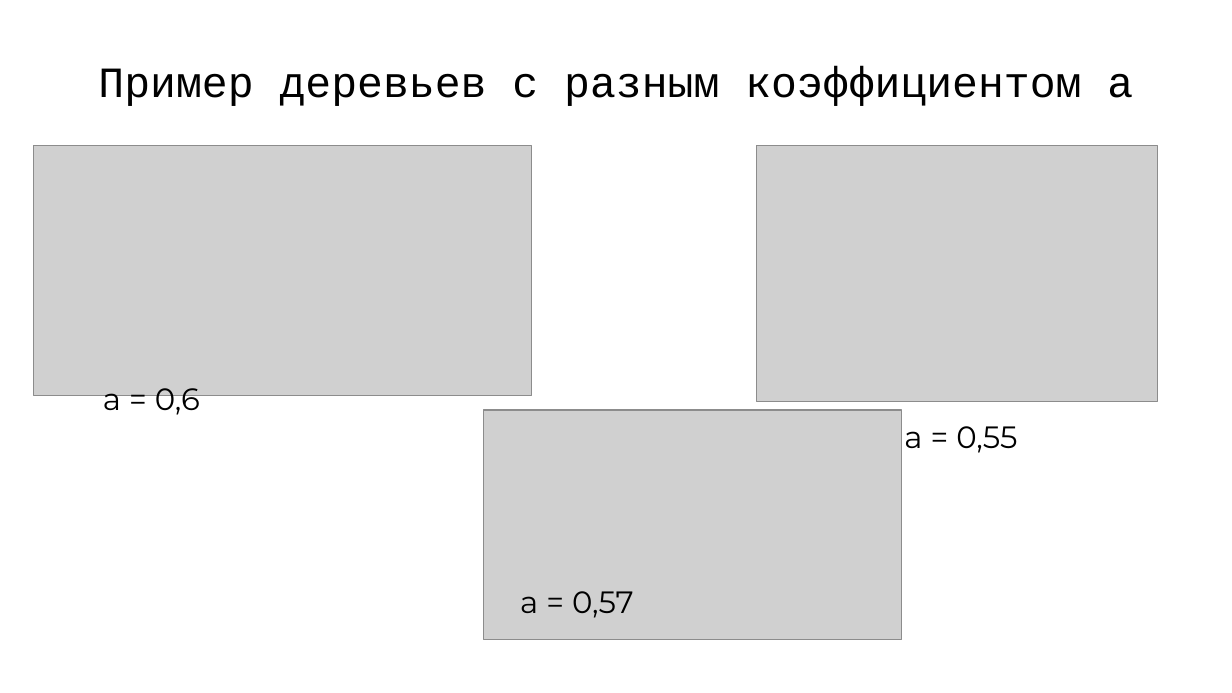
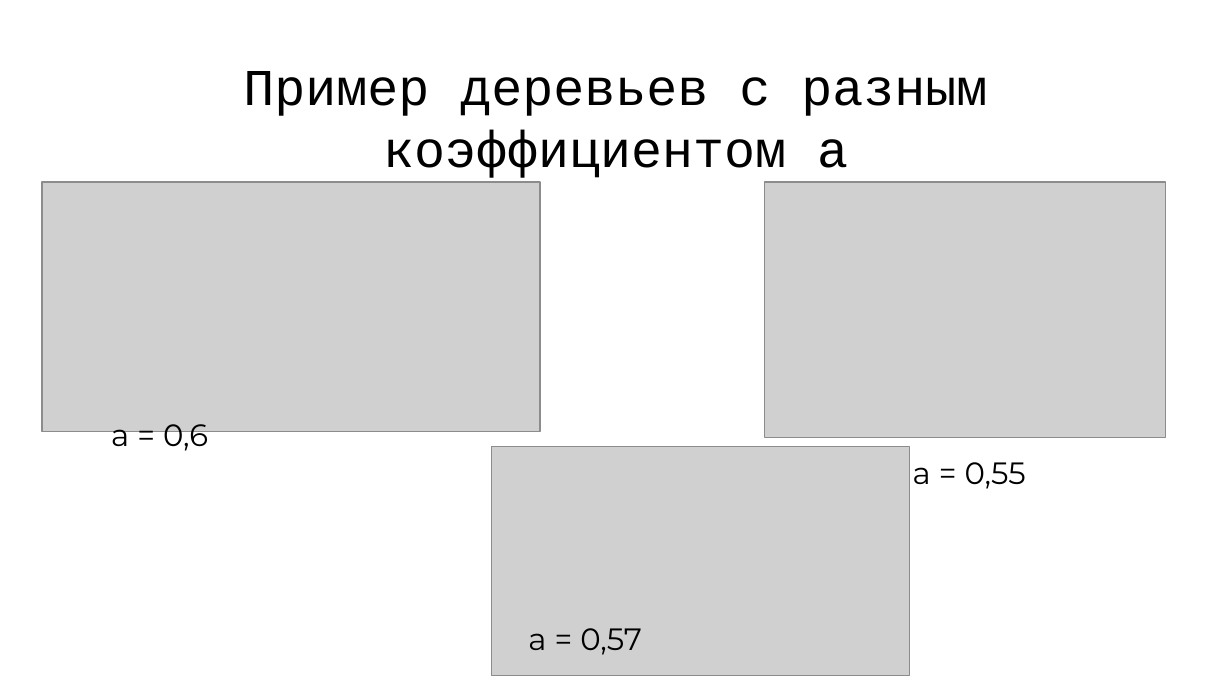
Before and after one commit to Flnchkv/ScapeGoat_Three, a slide deck: slide 10 of ScapeGoat Three.pptx (slide 9 before the commit). Drawn at 1232x693 pixels with LibreOffice and Linux fonts; fonts in the diff are those of the drawing; grey boxes stand for pictures. Boxes give left, top, right and bottom in pixels: in the first picture for what was removed or moved away, otherwise in the second. Text is boxed around its words. In the diff, an @@ line names an element or a change of style, - is before the commit and + after.

```diff
--- a/ScapeGoat Three.pptx
+++ b/ScapeGoat Three.pptx
@@ title "Пример деревьев с разным коэффициентом ..." at (243,71,987,182): size 25.2 to 30.2 pt @@
@@ 3 pictures, 3 texts: place and size @@
-3 pictures, 3 texts at (33,145,1157,639)
+3 pictures, 3 texts at (42,182,1165,675)
```
Also in this commit, not shown: 8 other slides changed, 2 slides added, 2 other files.
